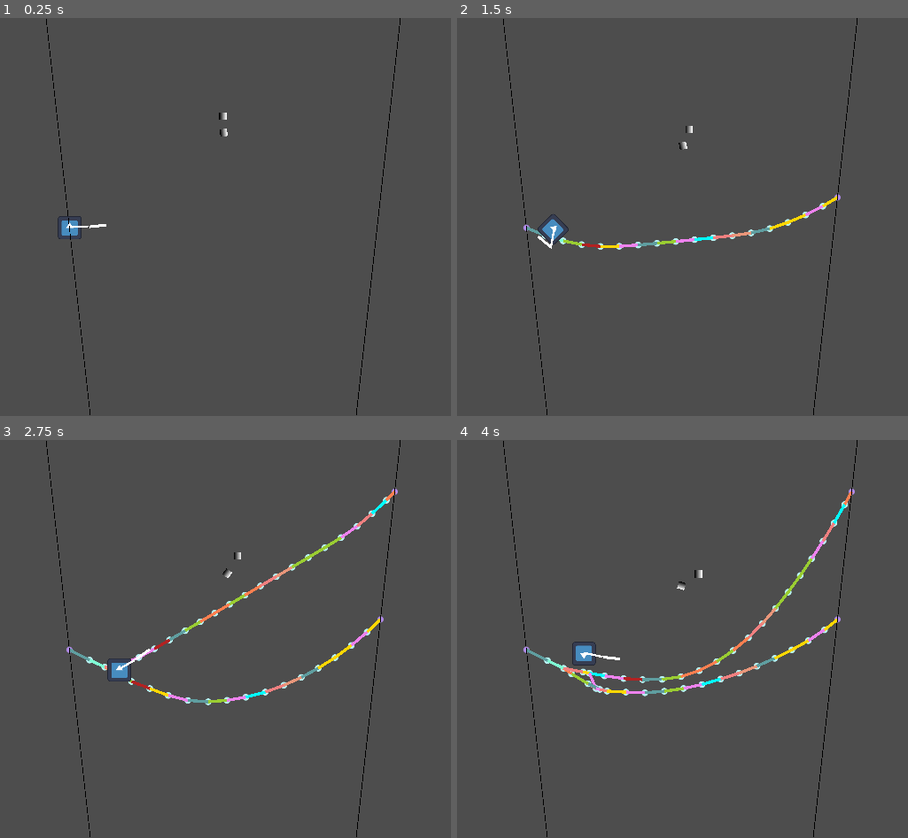
Above: before the commit, frames 1-4 (two rows, left to right).
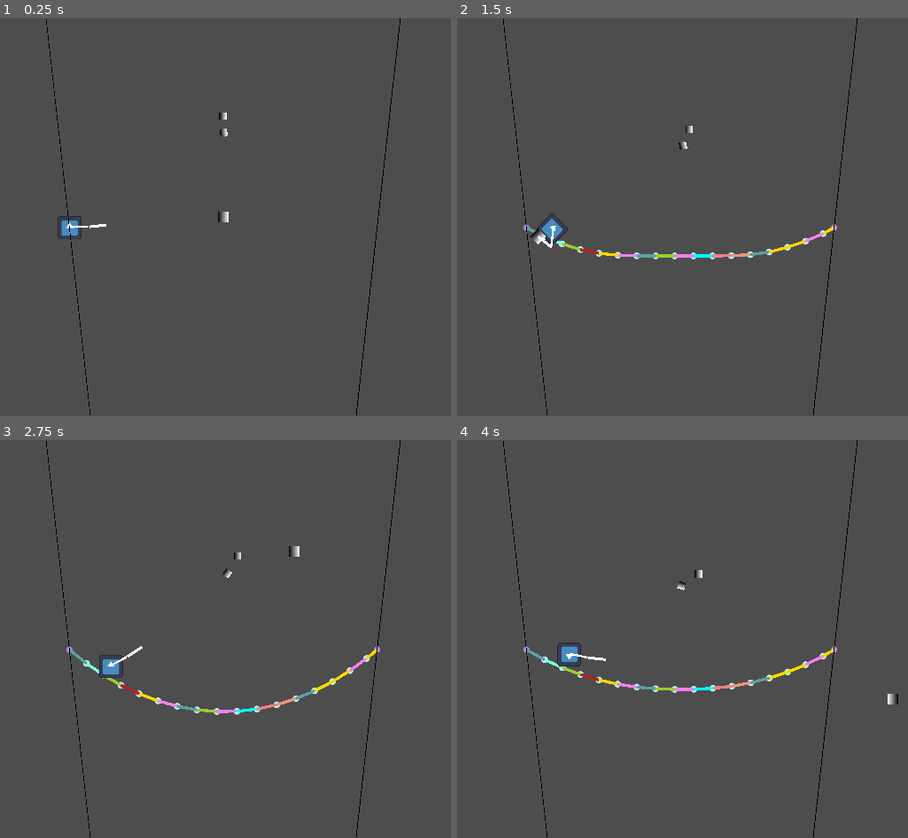
Above: after the commit, the same moments.

Repository: InRe-Dan/ld56
Game: Godot game, scene res://world/world.tscn
Same seed, same stepped clock (60 frames per second), same inputs: the game is played once before the commit and once after it. The engine's default icon, where the game draws it, is replaced by a stand-in: a white triangle on a blue panel in a dark square.
Inputs (mouse positions are in pixels of both pictures, inside the frame that each line leads up to):
- Up to frame 1 (0.25 s): no input
- Up to frame 2 (1.5 s): tap Enter at 0.5 s; move the mouse to (835, 197) at 0.52 s; hold D (move_right) 0.53-1.28 s; click (835, 197) at 0.67 s; move the mouse to (538, 236) at 1.27 s; hold S (move_down) from 1.28 s (still down); click (538, 236) at 1.42 s
- Up to frame 3 (2.75 s): move the mouse to (293, 551) at 2.02 s; release S (move_down) at 2.03 s; hold D (move_right) from 2.03 s (still down); click (293, 551) at 2.17 s
- Up to frame 4 (4 s): move the mouse to (646, 718) at 2.77 s; release D (move_right) at 2.78 s; hold W (move_up) 2.78-3.53 s; click (646, 718) at 2.92 s; move the mouse to (894, 698) at 3.52 s; hold A (move_left) from 3.53 s (still down); click (894, 698) at 3.67 s

The runs differ from the first frame. In frame 1, less than 0.1% of the frame differs, in the area x 48-51%, y 48-52%; in frame 2, 1.4%; in frame 3, 2.4%; in frame 4, 2.5%, in the area x 15-98%, y 12-67%.

Commit message:
Web changes

Diff:
--- a/spider/spider.gd
+++ b/spider/spider.gd
@@ -65,9 +65,9 @@
 
 ## Fires a web at the current mouse position
 func shoot_web() -> void:
-	web_cast.global_rotation = 0
-	web_cast.target_position = global_position.direction_to(get_global_mouse_position()) * 5000
-	web_cast.force_raycast_update()
+	#web_cast.global_rotation = 0
+	#web_cast.target_position = global_position.direction_to(get_global_mouse_position()) * 5000
+	#web_cast.force_raycast_update()
 	if web_cast.is_colliding():
 		factory.create_web(global_position, web_cast.get_collision_point())
 
--- a/spider/spider.tscn
+++ b/spider/spider.tscn
@@ -64,10 +64,11 @@
 collision_mask = 2
 
 [node name="WebCast" type="RayCast2D" parent="."]
+position = Vector2(50, 0)
+target_position = Vector2(1920, 0)
 collision_mask = 2
 
 [node name="Sprite2D2" type="Sprite2D" parent="."]
-visible = false
 position = Vector2(95, -59)
 texture = SubResource("GradientTexture2D_4s3g3")
 
--- a/web/web.gd
+++ b/web/web.gd
@@ -35,6 +35,8 @@
 
 ## Called every physics frame
 func _physics_process(delta: float) -> void:
+	if not (is_instance_valid(point_a) and is_instance_valid(point_b)): return
+
 	# Apply spring physics
 	var direction: Vector2 = point_a.global_position.direction_to(point_b.global_position)
 	var magnitude: float = (point_a.position.distance_to(point_b.position) - resting_length) * stiffness
@@ -48,8 +50,6 @@
 	if point_a.global_position.distance_squared_to(point_b.global_position) < 50:
 		web_factory.weld(self)
 
-## Called every frame
-func _process(delta: float) -> void:
 	# Draw web
 	var endpoints: PackedVector2Array = [point_a.global_position, point_b.global_position]
 	visual.points = endpoints
--- a/web/web_factory.gd
+++ b/web/web_factory.gd
@@ -37,6 +37,7 @@
 	web.destroy()
 	killed.queue_free()
 
+
 ## Splits a web into two, destroying the original. Returns the two segments' connecting joint.
 func split(web : Web, pos : Vector2) -> WebJoint:
 	var new_joint : WebJoint = moveable_joint_scene.instantiate()
@@ -65,7 +66,7 @@
 	joint_scout.force_shapecast_update()
 	web_scout.force_shapecast_update()
 	var joint : WebJoint = null
-
+	print(pos)
 	# First check if any pivots already exist here
 	if joint_scout.is_colliding():
 		print("A")
@@ -92,8 +93,10 @@
 
 	return joint
 
+
 ## Creates a web between two points
 func create_web(point_a: Vector2, point_b: Vector2) -> void:
+	print(point_a, point_b)
 	if not (check_for_object(point_a) and check_for_object(point_b)):
 		print("Can't create web here.")
 		return
@@ -103,7 +106,7 @@
 	var direction: Vector2 = point_a.direction_to(point_b)
 
 	var start_joint: WebJoint = get_joint_at(point_a)
-
+	print(start_joint)
 	while distance > 0:
 		var new_web_length: float = min(distance, web_length)
 		var start = point_a + direction * distance_created
